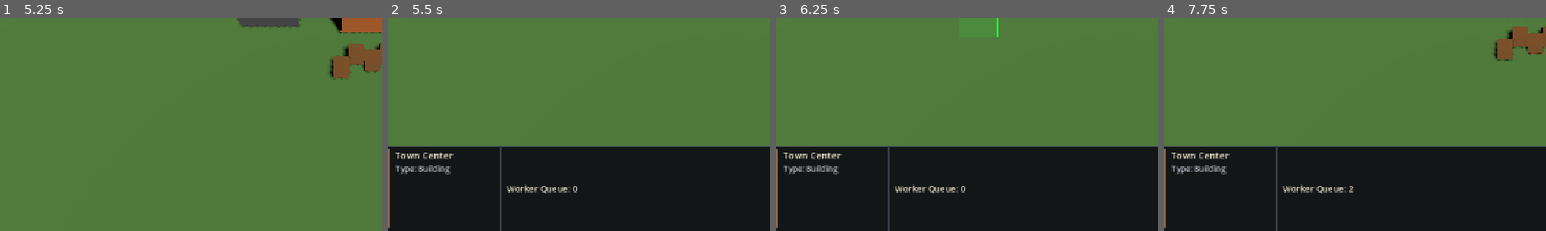
Above: before the commit, frames 1-4 (left to right).
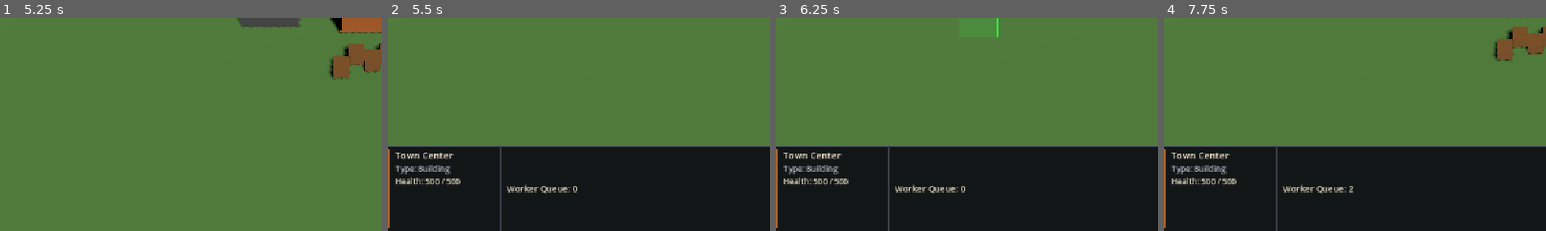
Above: after the commit, the same moments.

Repository: nplvkntx/endless-battle
Game: Godot game, scene res://scenes/main.tscn
The game is run twice, just before and just after one commit, with the same random seed, the same clock (stepped at 60 frames per second) and the same inputs.
Inputs (mouse positions are % of the whole screen's width and height, from its top left):
- Up to frame 1 (5.25 s): tap Enter at 0.5, 2.75 s; move the mouse to (72, 45) at 0.52 s; hold Right (ui_right) 0.53-1.25 s; tap B at 0.6 s; click (72, 45) at 0.67 s; drag from (30, 55) to (45, 70) at 1.27 s; tap Space at 2 s; move the mouse to (60, 28) at 2.02 s; hold Right (ui_right) 2.03-2.75 s; tap T at 2.1 s; drag from (45, 70) to (20, 35) at 2.77 s; move the mouse to (80, 65) at 3.52 s; hold Left (ui_left) 3.53-4.25 s; tap C at 3.6 s; drag from (20, 35) to (35, 24) at 4.27 s; move the mouse to (55, 50) at 5.02 s; hold Down (ui_down) from 5.03 s (still down); tap E at 5.1 s; click (55, 50) at 5.17 s
- Up to frame 2 (5.5 s): keep holding Down (ui_down)
- Up to frame 3 (6.25 s): release Down (ui_down) at 5.75 s; drag from (35, 24) to (30, 55) at 5.77 s
- Up to frame 4 (7.75 s): click "Train Worker" at 6.5 s; tap Space at 7.25 s; move the mouse to (72, 45) at 7.27 s; hold Up (ui_up) from 7.28 s (still down); tap R at 7.35 s
The pictures show only the part of the screen within x 6-56%, y 50-100%; the shares and areas given below are measured in that part.

Frame 1 is identical in both runs. In frame 2, 0.3% of the frame differs, in the area x 2-19%, y 74-79%; in frame 3, 0.3%; in frame 4, 0.3%.

Commit message:
Keep selected HUD stats visible

Diff:
--- a/scripts/ui/selection_info_panel.gd
+++ b/scripts/ui/selection_info_panel.gd
@@ -156,6 +156,7 @@
 	_tracked_health_component = health_component
 	health_component.health_changed.connect(_on_tracked_health_changed)
 	_update_health_label(health_component.current_health, health_component.max_health)
+	_health_label.visible = true
 
 
 func _configure_mana_display(unit: Unit) -> void:
@@ -209,11 +210,7 @@
 
 
 func _update_health_label(current_health: int, max_health: int) -> void:
-	if HealthBarDisplay.should_show(current_health, max_health):
-		_health_label.text = "Health: %d / %d" % [current_health, max_health]
-		_health_label.visible = true
-	else:
-		_health_label.visible = false
+	_health_label.text = "Health: %d / %d" % [current_health, max_health]
 
 
 func _on_tracked_health_changed(current_health: int, max_health: int) -> void:
